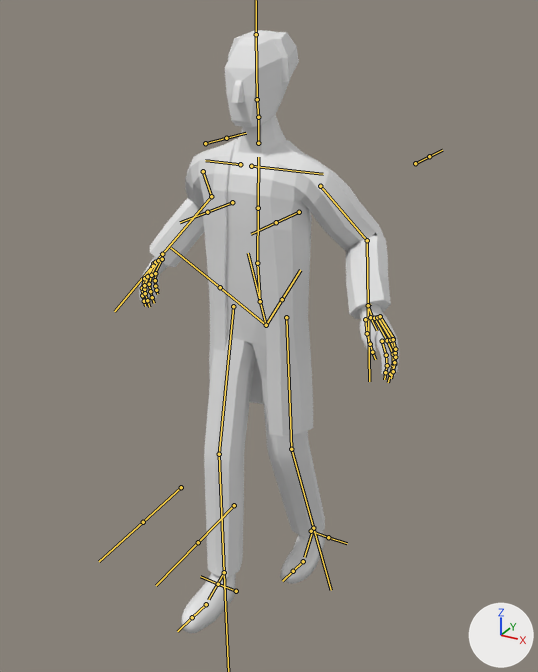
A saved change to the FBX model Assets/Project/Models/Scientists/scientist.fbx.
The view is the same before and after, from a camera (50 mm lens) standing at (1.104, -1.933, 2.009) and looking at (0.01, 0.056, 1.014). Lighting does not change. The marker at lower right points along +X, +Y and +Z. Both versions are drawn at frame 4 of the action 'metarig|metarigAction'; the numbers are the values there. The bones that bend it are drawn over the model as lines.
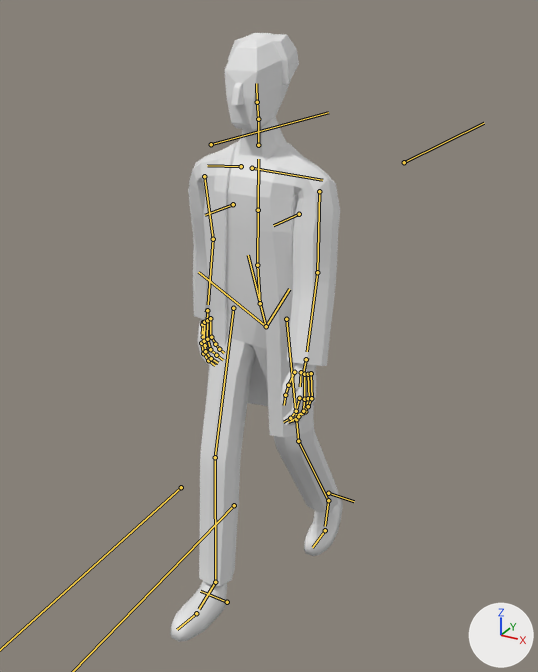
Boxes (x1, y1, x2, y2) around the edits, measured in the pictures (538 x 672 px):
'Cube', posed (37% narrower)
    before: (150, 30, 391, 578)
    after: (188, 33, 340, 586)
'Cube.002', posed
    before: (181, 531, 325, 633)
    after: (170, 497, 343, 642)
'Cube.001', posed (54% narrower, 10% shorter)
    before: (139, 256, 399, 376)
    after: (197, 318, 316, 426)
bone 'shoulder.L', root to tip
    before: (251, 166) to (323, 174)
    after: (252, 168) to (322, 180)
bone 'upper_arm.L', root to tip
    before: (320, 186) to (367, 240)
    after: (319, 191) to (317, 272)
bone 'forearm.L', root to tip
    before: (367, 240) to (368, 305)
    after: (317, 272) to (307, 351)
bone 'shoulder.R', root to tip
    before: (240, 164) to (205, 160)
    after: (241, 166) to (207, 165)
bone 'upper_arm.R', root to tip
    before: (203, 171) to (211, 196)
    after: (204, 176) to (213, 239)
bone 'forearm.R', root to tip
    before: (211, 196) to (162, 254)
    after: (213, 239) to (208, 304)
bone 'thigh.L', root to tip
    before: (286, 317) to (291, 449)
    after: (286, 319) to (298, 441)
bone 'shin.L', root to tip
    before: (291, 449) to (313, 528)
    after: (298, 441) to (328, 500)
bone 'thigh.R', root to tip
    before: (233, 306) to (219, 454)
    after: (233, 308) to (215, 457)
bone 'armIK.L', root to tip
    before: (368, 305) to (370, 304)
    after: (306, 359) to (308, 360)
bone 'armIK.R', root to tip
    before: (162, 254) to (160, 252)
    after: (207, 310) to (205, 310)
bone 'f_index.02.R', root to tip
    before: (142, 288) to (142, 295)
    after: (203, 353) to (208, 360)
bone 'f_middle.02.R', root to tip
    before: (144, 285) to (145, 293)
    after: (205, 351) to (211, 358)
bone 'f_ring.02.R', root to tip
    before: (149, 284) to (150, 291)
    after: (210, 349) to (216, 355)
bone 'f_pinky.02.R', root to tip
    before: (155, 280) to (155, 286)
    after: (215, 344) to (219, 349)
bone 'legIK.R', root to tip
    before: (224, 572) to (225, 571)
    after: (215, 582) to (217, 580)
bone 'legIK.L', root to tip
    before: (313, 528) to (314, 526)
    after: (328, 500) to (329, 498)
bone 'foot.L', root to tip
    before: (313, 528) to (304, 557)
    after: (328, 500) to (325, 526)
bone 'toe.L', root to tip
    before: (303, 561) to (293, 571)
    after: (325, 530) to (312, 547)

What the commit changed:
Bone 'shoulder.L' (bone_shoulder_l) moves from (-0.008, 0.004, 0.0) to (-0.012, 0.006, 0.0).
Bone 'shoulder.L' (bone_shoulder_l) turns from (-5, -2, -1) to (-8, -2, -1) degrees about its own x, y and z.
Bone 'upper_arm.L' (bone_upper_arm_l) turns from (-28, 19, -64) to (10, 22, -75) degrees about its own x, y and z.
Bone 'forearm.L' (bone_forearm_l) turns from (72, -11, 15) to (9, 0, 2) degrees about its own x, y and z.
Bone 'shoulder.R' (bone_shoulder_r) moves from (0.008, 0.004, 0.0) to (0.012, 0.006, 0.0).
Bone 'shoulder.R' (bone_shoulder_r) turns from (-5, 2, 0) to (-8, 2, -1) degrees about its own x, y and z.
Bone 'upper_arm.R' (bone_upper_arm_r) turns from (-49, -22, 72) to (-17, -32, 84) degrees about its own x, y and z.
Bone 'forearm.R' (bone_forearm_r) turns from (70, 10, -15) to (11, 0, -3) degrees about its own x, y and z.
Bone 'thigh.L' (bone_thigh_l) turns from (7, 0, 0) to (13, 0, 0) degrees about its own x, y and z.
Bone 'shin.L' (bone_shin_l) turns from (14, 0, 0) to (18, 0, 0) degrees about its own x, y and z.
Bone 'thigh.R' (bone_thigh_r) turns from (-11, 0, 0) to (-14, 0, 0) degrees about its own x, y and z.
Bone 'armIK.L' (bone_armik_l) moves from (-0.265, -0.313, 0.167) to (-0.416, -0.493, 0.257).
Bone 'armIK.L' (bone_armik_l) turns from (-7, -27, -46) to (1, -40, -79) degrees about its own x, y and z.
Bone 'armIK.R' (bone_armik_r) moves from (0.295, -0.335, 0.022) to (0.455, -0.517, 0.048).
Bone 'armIK.R' (bone_armik_r) turns from (-9, 8, 56) to (-11, 19, 86) degrees about its own x, y and z.
Bone 'f_index.02.R' (bone_f_index_02_r) turns from (22, 1, -1) to (34, 1, -1) degrees about its own x, y and z.
Bone 'f_middle.02.R' (bone_f_middle_02_r) turns from (26, 0, 0) to (40, 0, 0) degrees about its own x, y and z.
Bone 'f_ring.02.R' (bone_f_ring_02_r) turns from (26, 0, 0) to (40, 0, 0) degrees about its own x, y and z.
Bone 'f_pinky.02.R' (bone_f_pinky_02_r) turns from (9, 0, 0) to (14, 0, 0) degrees about its own x, y and z.
Bone 'legIK.R' (bone_legik_r) moves from (0.0, -0.108, 0.001) to (0.0, -0.166, 0.002).
Bone 'legIK.R' (bone_legik_r) turns from (-5, 0, 0) to (-7, 0, 0) degrees about its own x, y and z.
Bone 'legIK.L' (bone_legik_l) moves from (0.0, 0.25, 0.032) to (0.0, 0.386, 0.077).
Bone 'legIK.L' (bone_legik_l) turns from (18, 0, 0) to (35, 0, 0) degrees about its own x, y and z.
Bone 'foot.L' (bone_foot_l) turns from (2, 0, 0) to (16, 0, 0) degrees about its own x, y and z.
Bone 'toe.L' (bone_toe_l) turns from (31, 0, 0) to (47, 0, 0) degrees about its own x, y and z.
